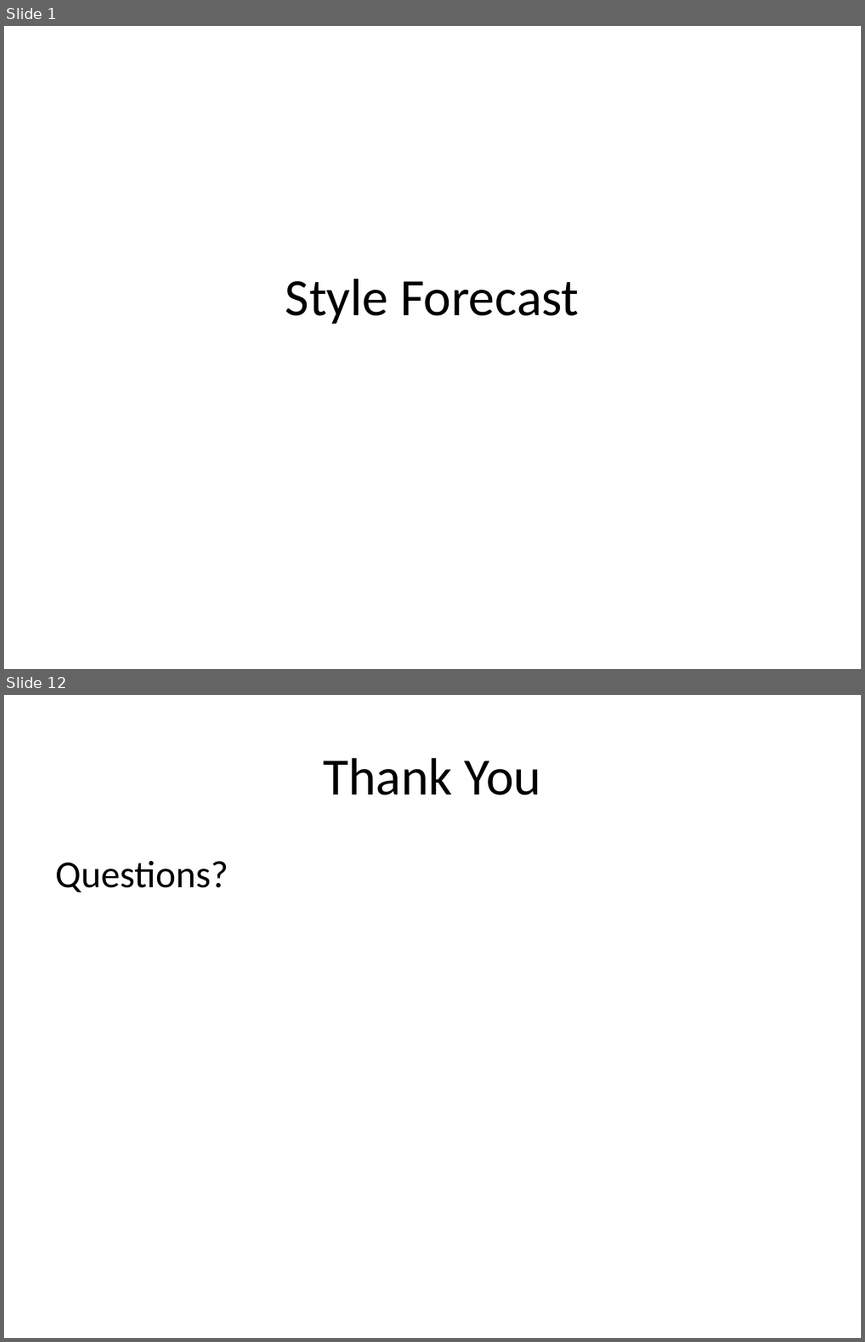
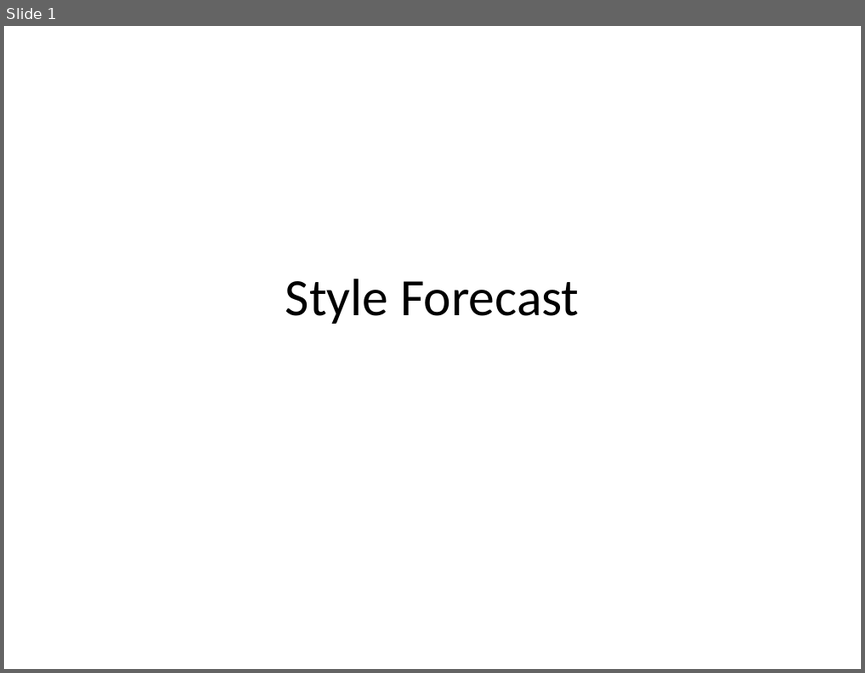
Before and after one commit to elfin-py/COMP3011_Coursework1, a slide deck: cfx-api/docs/presentation.pptx. Shown one above the other, each under a label of ours: slides 1 and 12 before the commit, slide 1 after it; the slides between them are not shown. The pictures are 865x1342 and 865x673 pixels, drawn with LibreOffice and Linux fonts; fonts in the diff are those of the drawing. Boxes give left, top, right and bottom in pixels: in the first picture for what was removed or moved away, otherwise in the second. Text is boxed around its words. In the diff, an @@ line names an element or a change of style, - is before the commit and + after.

```diff
--- a/cfx-api/docs/presentation.pptx
+++ b/cfx-api/docs/presentation.pptx
@@ slide 12 removed at [4,695,861,1338], background #FFFFFF @@
@@ title removed at [324,758,541,795] @@
-Thank You
@@ text removed at [55,861,228,892] @@
-Questions?
```
Also in this commit, not shown: 5 slides changed, 7 slides added, 5 other slides removed, 1 other file.
